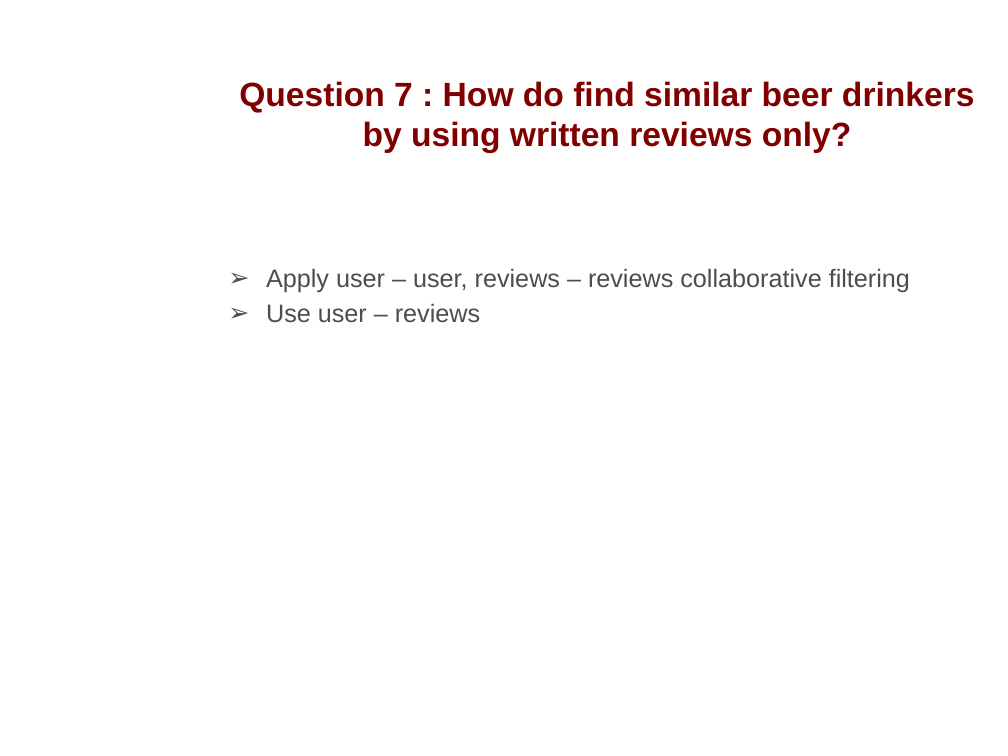
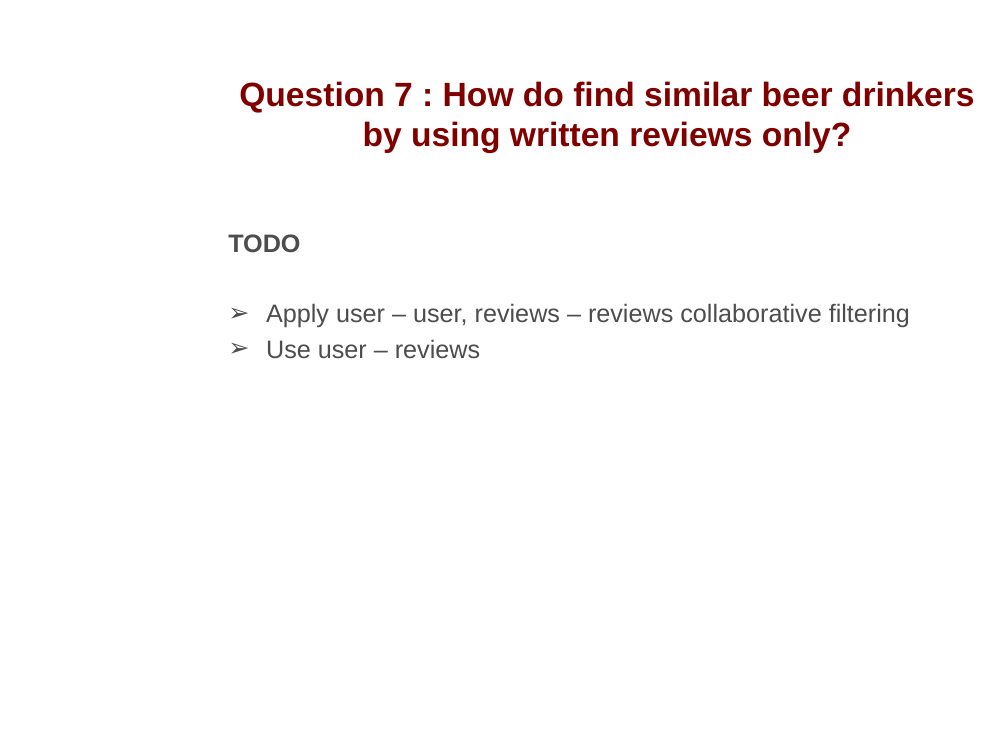
Before and after one commit to anmolmore/evolent-health, a slide deck: slide 10 of Anmol_More_Presentation.pptx. Drawn at 1008x756 pixels with LibreOffice and Linux fonts; fonts in the diff are those of the drawing; background and template pictures are left out. Boxes give left, top, right and bottom in pixels: in the first picture for what was removed or moved away, otherwise in the second. Text is boxed around its words. In the diff, an @@ line names an element or a change of style, - is before the commit and + after.

```diff
--- a/Anmol_More_Presentation.pptx
+++ b/Anmol_More_Presentation.pptx
@@ text at (x1=228, y1=234, x2=300, y2=253): paragraph added @@
+TODO
```
Also in this commit, not shown: 5 other files.
